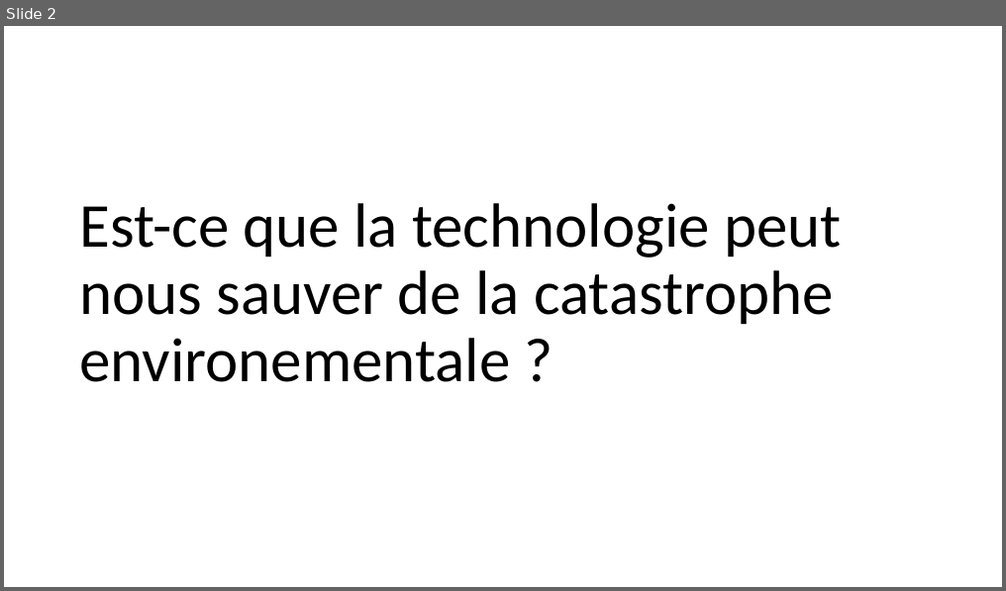
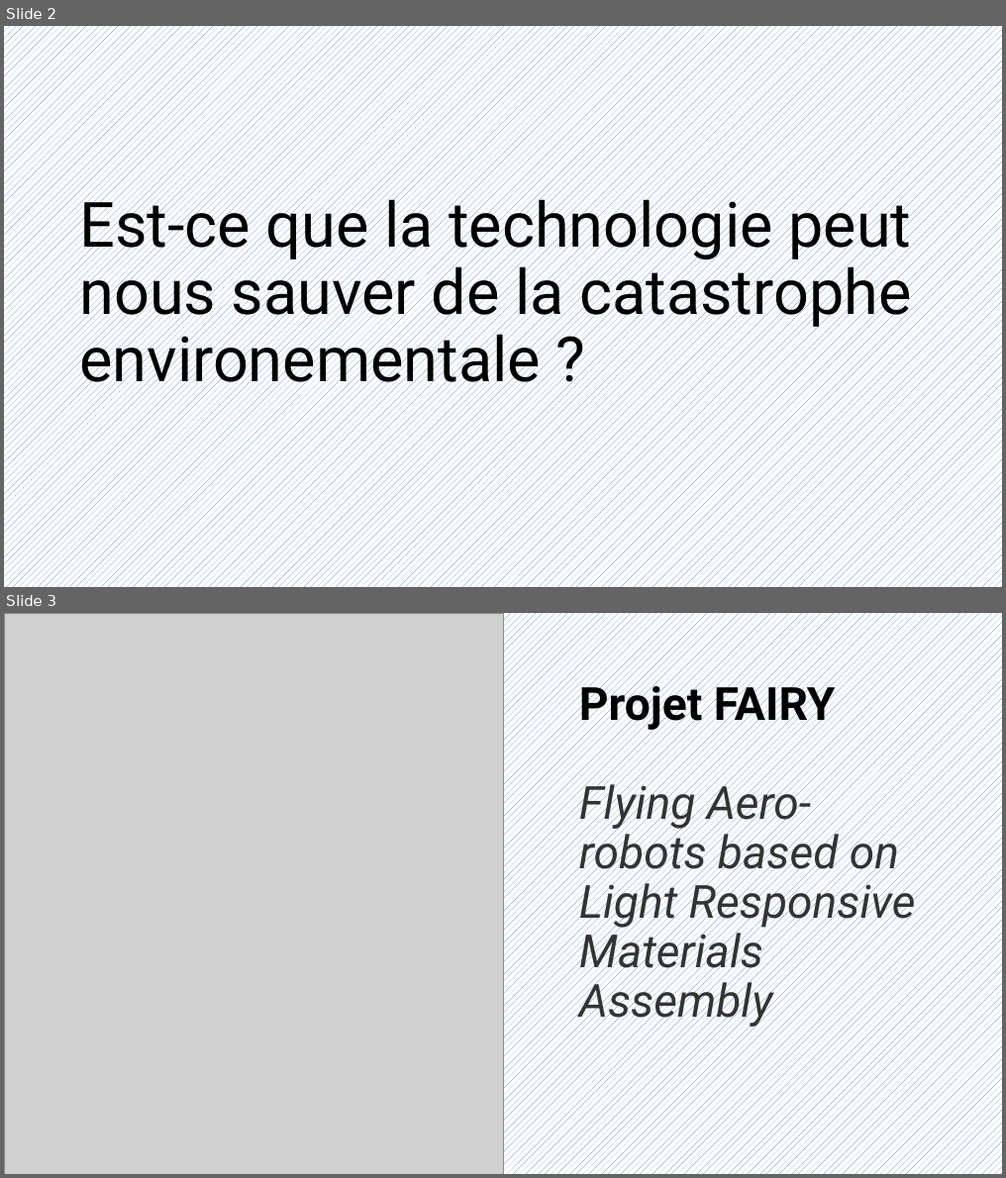
Before and after one commit to HEIGVD-Experience/docs, a slide deck: S4/EXP/files/À-t-on encore besoin d'ingénieurs.pptx. Shown one above the other, each under a label of ours: slide 2 before the commit, slides 2 and 3 after it. The pictures are 1006x591 and 1006x1178 pixels, drawn with LibreOffice and Linux fonts; fonts in the diff are those of the drawing; grey boxes stand for pictures; background and template pictures are left out. Boxes give left, top, right and bottom in pixels: in the first picture for what was removed or moved away, otherwise in the second. Text is boxed around its words. In the diff, an @@ line names an element or a change of style, - is before the commit and + after.

```diff
--- a/S4/EXP/files/À-t-on encore besoin d'ingénieurs.pptx
+++ b/S4/EXP/files/À-t-on encore besoin d'ingénieurs.pptx
@@ slide 3 added at (4,613,1002,1174), background picture (left out) @@
@@ picture added at (4,613,503,1174) @@
@@ text added at (579,678,916,1028), 44 pt, text #333333, italic @@
+Projet FAIRY
+Flying Aero-robots based on Light Responsive Materials Assembly
@@ slide 2 changed as well @@
@@ background #FFFFFF to pattern #4472C4 on #FFFFFF @@
@@ title "Est-ce que la technologie peut ..." at (79,190,912,397): font Calibri to Roboto @@
```
Also in this commit, not shown: 1 other slide changed, 7 other slides added, 2 slides removed, 2 other files.
